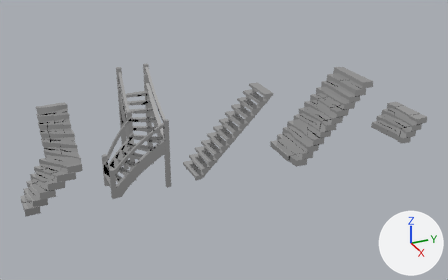
An edit to the FBX model Assets/Art/Models/Environment/Architecture/Stairs.fbx, drawn before and after from the same camera.
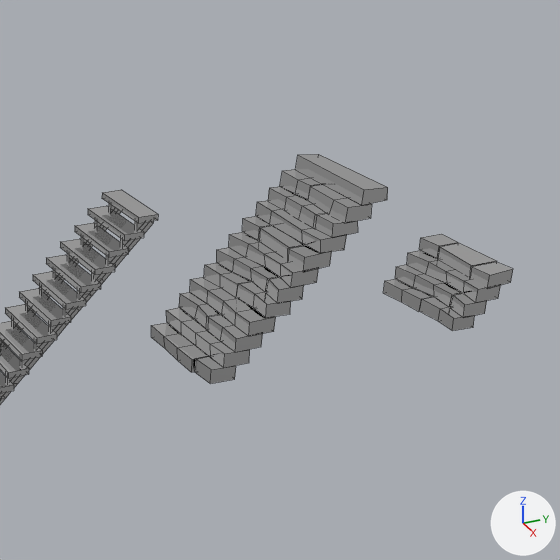
Each version appears first whole from a 50 mm camera at (-3.69, -2.27, 10.83) aimed at (-23.14, 6.48, 1.1), and next in a close-up on the part from 46% to 100% of the width and 0% to 87% of the height. Lighting does not change. The marker at lower right points along +X, +Y and +Z. The close-ups show mesh edges as thin lines. Where no turn or scale is listed for an object, it has been applied to the vertices.

The first close-up shows 'StairsStone', 'StairsStone.002', 'StairsWood'.
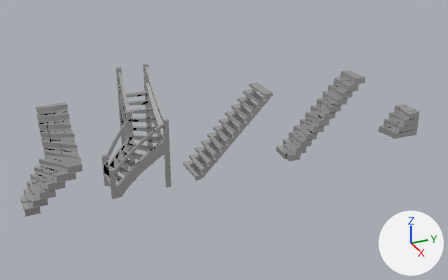
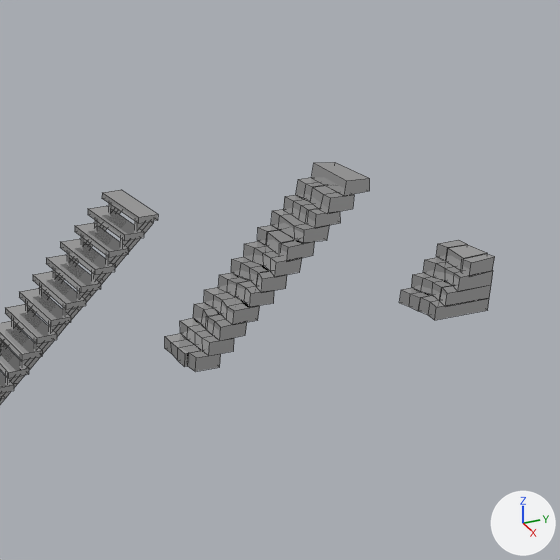
Edits to the bpy script that builds the scene:
```text
Add me_stairsstone1x1m_001:
    me_stairsstone1x1m_001.from_pydata(...)  # 92 vertices, 76 faces; spans x -0.5..0.5, y -0.011..1.249, z -0.048..1.052
    me_stairsstone1x1m_001.materials.append(mat_imphenziapixpal)  # its picture is missing
Change ob_stairsstone:
    ob_stairsstone.scale: (2.0, 1.0, 1.0) -> (1.0, 1.0, 1.0)
Remove ob_stairsstone_002:
    ob_stairsstone_002 = bpy.data.objects.new('StairsStone.002', me_stairsstone_004)
    ob_stairsstone_002.location = (-23.0, 14.0, 0.0)
Add ob_stairsstone1x1m:
    ob_stairsstone1x1m = bpy.data.objects.new('StairsStone1x1m', me_stairsstone1x1m_001)
    ob_stairsstone1x1m.location = (-23.0, 14.0, 0.0)
```

Pixel boxes (x1, y1, x2, y2) of what changed, in the close-ups (560 x 560 px):
'StairsStone', rescaled (13% narrower, 9% shorter)
    before: (151, 154, 388, 384)
    after: (165, 162, 370, 371)
'StairsStone.002', deleted
    before: (383, 234, 513, 331)
'StairsStone1x1m', added
    after: (399, 240, 495, 320)
